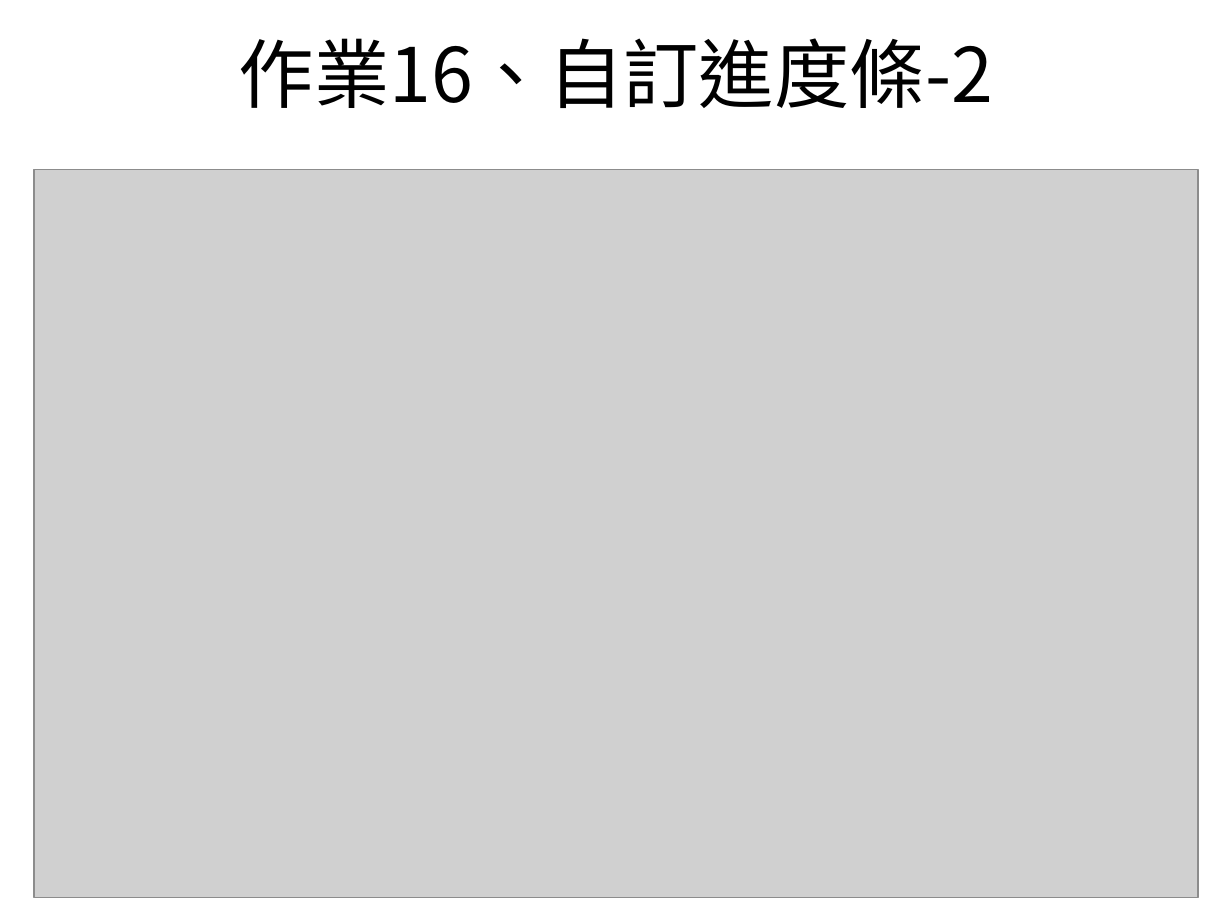
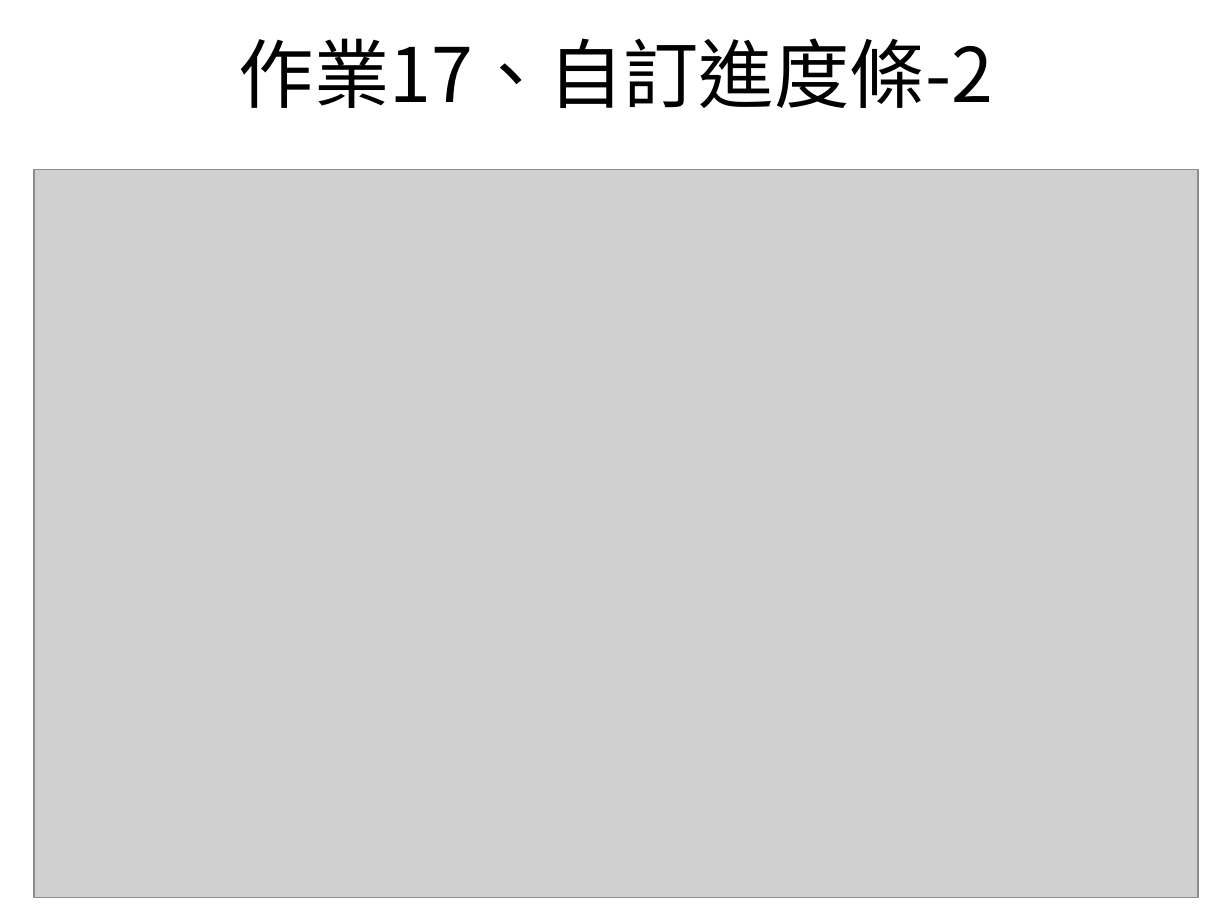
Before and after one commit to bfhaha/bfhaha.github.io, a slide deck: slide 24 of salesforce.ppt. Drawn at 1232x924 pixels with LibreOffice and Linux fonts; fonts in the diff are those of the drawing; grey boxes stand for pictures. Boxes give left, top, right and bottom in pixels: in the first picture for what was removed or moved away, otherwise in the second. Text is boxed around its words. In the diff, an @@ line names an element or a change of style, - is before the commit and + after.

```diff
--- a/salesforce.ppt
+++ b/salesforce.ppt
@@ title at <box>239,38,993,108</box>: text changed @@
-作業16、自訂進度條-2
+作業17、自訂進度條-2
```
Also in this commit, not shown: 14 other slides changed.
